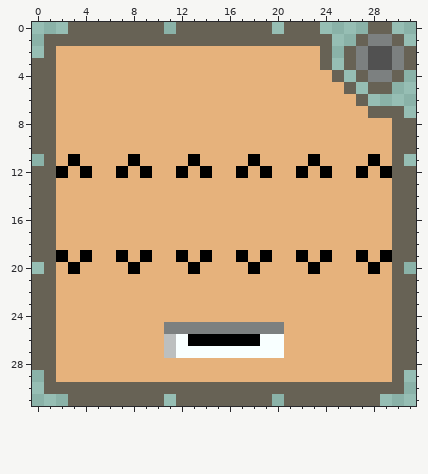
Two states of a pixel-art sprite, Icons/Elder Password.png. Above: the version before the commit.
The file is 32x32 pixels. Colours within 5 levels of each other are drawn and written as one.
After the commit:
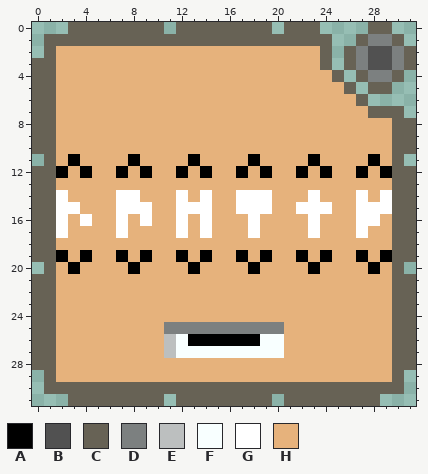
Palette (. is transparent): A #000000  B #515151  C #676255  D #7c8080  E #bcbfbf  F #f8ffff  G #ffffff  H #e6b27c
Edits made:
{"y":14,"x":2,"old":"H","new":"G"}
{"y":14,"x":7,"old":"HH","new":"GG"}
{"y":14,"x":12,"old":"H","new":"G"}
{"y":14,"x":14,"old":"H","new":"G"}
{"y":14,"x":17,"old":"HHH","new":"GGG"}
{"y":14,"x":23,"old":"H","new":"G"}
{"y":14,"x":27,"old":"H","new":"G"}
{"y":14,"x":29,"old":"H","new":"G"}
{"y":15,"x":2,"old":"HH","new":"GG"}
{"y":15,"x":7,"old":"HHH","new":"GGG"}
{"y":15,"x":12,"old":"HHH","new":"GGG"}
{"y":15,"x":17,"old":"HHH","new":"GGG"}
{"y":15,"x":22,"old":"HHH","new":"GGG"}
{"y":15,"x":27,"old":"HHH","new":"GGG"}
{"y":16,"x":2,"old":"H","new":"G"}
{"y":16,"x":4,"old":"H","new":"G"}
{"y":16,"x":7,"old":"H","new":"G"}
{"y":16,"x":9,"old":"H","new":"G"}
{"y":16,"x":12,"old":"H","new":"G"}
{"y":16,"x":14,"old":"H","new":"G"}
{"y":16,"x":18,"old":"H","new":"G"}
{"y":16,"x":23,"old":"H","new":"G"}
{"y":16,"x":27,"old":"HH","new":"GG"}
{"y":17,"x":2,"old":"H","new":"G"}
{"y":17,"x":7,"old":"H","new":"G"}
{"y":17,"x":12,"old":"H","new":"G"}
{"y":17,"x":14,"old":"H","new":"G"}
{"y":17,"x":18,"old":"H","new":"G"}
{"y":17,"x":23,"old":"H","new":"G"}
{"y":17,"x":27,"old":"H","new":"G"}
